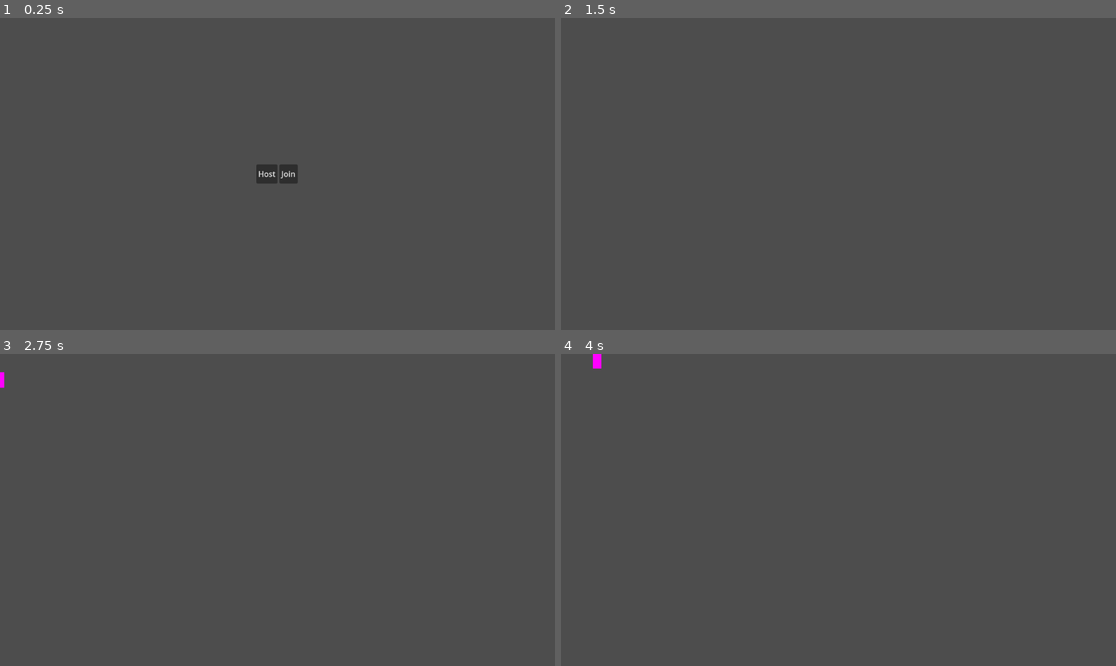
Above: before the commit, frames 1-4 (two rows, left to right).
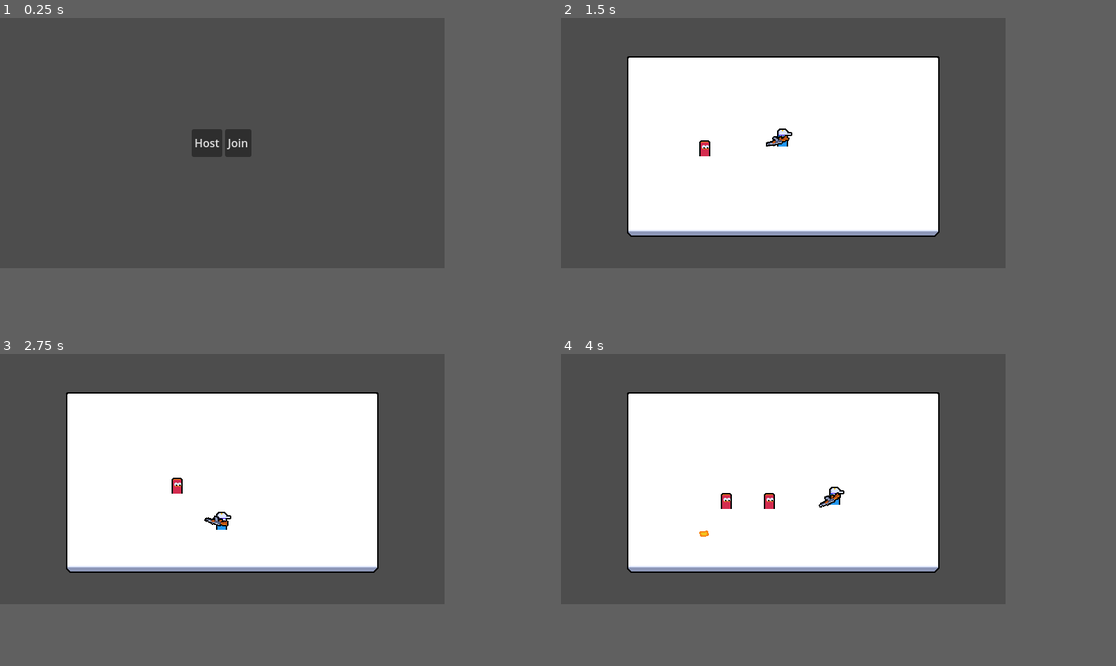
Above: after the commit, the same moments.

Repository: xconter/Basic-Science
Game: Godot game, scene res://ui/main_menu.tscn
The game is run twice, just before and just after one commit, with the same random seed, the same clock (stepped at 60 frames per second) and the same inputs.
Inputs (mouse positions are in pixels of both pictures, inside the frame that each line leads up to):
- Up to frame 1 (0.25 s): no input
- Up to frame 2 (1.5 s): tap Enter at 0.5 s; move the mouse to (960, 158) at 0.52 s; press the mouse at (960, 158) at 0.53 s; hold D (move_right) 0.53-1.25 s; release the mouse at (960, 158) at 1.25 s; click "Host" at 1.25 s
- Up to frame 3 (2.75 s): move the mouse to (166, 525) at 2.02 s; hold S (move_down) from 2.03 s (still down); click (166, 525) at 2.1 s
- Up to frame 4 (4 s): move the mouse to (894, 441) at 2.77 s; release S (move_down) at 2.78 s; press the mouse at (894, 441) at 2.78 s; hold D (move_right) 2.78-3.53 s; move the mouse to (810, 572) at 3.52 s; release the mouse at (810, 572) at 3.53 s; hold W (move_up) from 3.53 s (still down); click (810, 572) at 3.6 s
In our replay, the window is 799x449 before the commit and 640x360 after it. These sizes can differ from the game's own. Grey fills any space a smaller window leaves; there, only what the larger window draws over its background counts as a difference.

The runs differ from the first frame. In frame 1, 1.3% of the frame differs, in the area x 34-54%, y 35-54%; in frame 2, 33%; in frame 3, 33%; in frame 4, 33%, in the area x 5-69%, y 0-71%.

Commit message:
Section 1/5

Diff:
--- /dev/null
+++ b/autoload/game_events.gd
@@ -0,0 +1,6 @@
+extends Node
+
+signal enemy_died
+
+func emit_enemy_died():
+	enemy_died.emit()
--- /dev/null
+++ b/component/health_component.gd
@@ -0,0 +1,15 @@
+class_name HealthComponent
+extends Node
+
+signal died
+
+@export var max_health: int = 1
+var current_health: int
+
+func _ready() -> void:
+	current_health =max_health
+
+func damage(amount : int):
+	current_health = clamp(current_health-amount, 0 ,max_health)
+	if current_health == 0:
+		died.emit()
--- /dev/null
+++ b/component/health_component.tscn
@@ -0,0 +1,6 @@
+[gd_scene load_steps=2 format=3 uid="uid://dyrxw86f5xlyr"]
+
+[ext_resource type="Script" path="res://component/health_component.gd" id="1_7s8be"]
+
+[node name="HealthComponent" type="Node"]
+script = ExtResource("1_7s8be")
--- /dev/null
+++ b/component/hitbox_component.gd
@@ -0,0 +1,9 @@
+class_name HitboxComponent
+extends Area2D
+
+signal hit_hurtbox(hurtbox_component: HurtboxComponent)
+
+var damage : int = 1
+
+func _register_hurtbox_hit(hurtbox_component: HurtboxComponent):
+	hit_hurtbox.emit(hurtbox_component)
--- /dev/null
+++ b/component/hitbox_component.tscn
@@ -0,0 +1,8 @@
+[gd_scene load_steps=2 format=3 uid="uid://cxfqmamnm07rr"]
+
+[ext_resource type="Script" path="res://component/hitbox_component.gd" id="1_mbame"]
+
+[node name="HitboxComponent" type="Area2D"]
+collision_layer = 256
+collision_mask = 0
+script = ExtResource("1_mbame")
--- /dev/null
+++ b/component/hurtbox_component.gd
@@ -0,0 +1,15 @@
+class_name HurtboxComponent
+extends Area2D
+
+@export var health_component: HealthComponent
+
+func _ready() -> void:
+	area_entered.connect(_on_area_entered)
+
+func _on_area_entered(other_area : Area2D):
+	if !is_multiplayer_authority() or other_area is not HitboxComponent:
+		return
+
+	var hitbox_component: HitboxComponent = other_area
+	hitbox_component._register_hurtbox_hit(self)
+	health_component.damage(hitbox_component.damage)
--- /dev/null
+++ b/component/hurtbox_component.tscn
@@ -0,0 +1,9 @@
+[gd_scene load_steps=2 format=3 uid="uid://cjonfvn2rlk51"]
+
+[ext_resource type="Script" path="res://component/hurtbox_component.gd" id="1_jmvfw"]
+
+[node name="HurtboxComponent" type="Area2D"]
+position = Vector2(0, -12)
+collision_layer = 0
+collision_mask = 256
+script = ExtResource("1_jmvfw")
--- /dev/null
+++ b/component/player_input_synchronizer_component.gd
@@ -0,0 +1,16 @@
+class_name PlayerInputSynchronizerComponent
+extends MultiplayerSynchronizer
+
+@export var aim_root: Node2D
+var movement_vector: Vector2 = Vector2.ZERO
+var aim_vector: Vector2 = Vector2.RIGHT
+var is_attack_pressed: bool
+
+func _process(_delta: float):
+	if is_multiplayer_authority():
+		gather_input()
+
+func gather_input():
+	movement_vector = Input.get_vector("move_left", "move_right", "move_up", "move_down")
+	aim_vector = aim_root.global_position.direction_to(aim_root.get_global_mouse_position())
+	is_attack_pressed = Input.is_action_pressed("attack")
--- /dev/null
+++ b/component/player_input_synchronizer_component.tscn
@@ -0,0 +1,19 @@
+[gd_scene load_steps=3 format=3 uid="uid://dpelskke54et8"]
+
+[ext_resource type="Script" path="res://component/player_input_synchronizer_component.gd" id="1_svo7d"]
+
+[sub_resource type="SceneReplicationConfig" id="SceneReplicationConfig_72qok"]
+properties/0/path = NodePath(".:movement_vector")
+properties/0/spawn = true
+properties/0/replication_mode = 2
+properties/1/path = NodePath(".:aim_vector")
+properties/1/spawn = true
+properties/1/replication_mode = 1
+properties/2/path = NodePath(".:is_attack_pressed")
+properties/2/spawn = true
+properties/2/replication_mode = 2
+
+[node name="PlayerInputSynchronizerComponent" type="MultiplayerSynchronizer"]
+root_path = NodePath(".")
+replication_config = SubResource("SceneReplicationConfig_72qok")
+script = ExtResource("1_svo7d")
--- /dev/null
+++ b/entities/bullet/bullet.gd
@@ -0,0 +1,28 @@
+class_name Bullet
+extends Node2D
+
+const SPEED: int = 600
+@onready var life_timer: Timer = $LifeTimer
+var direction: Vector2
+@onready var hitbox_component: HitboxComponent = $HitboxComponent
+
+func _ready() -> void:
+	hitbox_component.hit_hurtbox.connect(_on_hit_hurtbox)
+	life_timer.timeout.connect(_on_life_timer_timeout)
+
+func _process(delta: float):
+	global_position+=direction*SPEED*delta
+
+func start(dir: Vector2):
+	direction = dir
+	rotation = direction.angle()
+
+func register_collision():
+	queue_free()
+
+func _on_life_timer_timeout():
+	if is_multiplayer_authority():
+		queue_free()
+
+func _on_hit_hurtbox(_hurtbox_component: HurtboxComponent):
+	register_collision()
--- /dev/null
+++ b/entities/bullet/bullet.tscn
@@ -0,0 +1,37 @@
+[gd_scene load_steps=6 format=3 uid="uid://ds1e0jqofdabu"]
+
+[ext_resource type="Script" path="res://entities/bullet/bullet.gd" id="1_lwq1i"]
+[ext_resource type="Texture2D" uid="uid://doh2ntdkwydl7" path="res://entities/bullet/bullet.png" id="2_6tyoe"]
+[ext_resource type="PackedScene" uid="uid://cxfqmamnm07rr" path="res://component/hitbox_component.tscn" id="2_454fq"]
+
+[sub_resource type="SceneReplicationConfig" id="SceneReplicationConfig_43kon"]
+properties/0/path = NodePath(".:global_position")
+properties/0/spawn = true
+properties/0/replication_mode = 0
+properties/1/path = NodePath(".:rotation")
+properties/1/spawn = true
+properties/1/replication_mode = 0
+properties/2/path = NodePath(".:direction")
+properties/2/spawn = true
+properties/2/replication_mode = 0
+
+[sub_resource type="CircleShape2D" id="CircleShape2D_52nsn"]
+
+[node name="Bullet" type="Node2D"]
+script = ExtResource("1_lwq1i")
+
+[node name="MultiplayerSynchronizer" type="MultiplayerSynchronizer" parent="."]
+replication_config = SubResource("SceneReplicationConfig_43kon")
+
+[node name="HitboxComponent" parent="." instance=ExtResource("2_454fq")]
+
+[node name="CollisionShape2D2" type="CollisionShape2D" parent="HitboxComponent"]
+shape = SubResource("CircleShape2D_52nsn")
+
+[node name="Sprite2D" type="Sprite2D" parent="."]
+texture = ExtResource("2_6tyoe")
+
+[node name="LifeTimer" type="Timer" parent="."]
+wait_time = 2.0
+one_shot = true
+autostart = true
--- /dev/null
+++ b/entities/enemy/enemy.gd
@@ -0,0 +1,54 @@
+extends CharacterBody2D
+
+
+
+@onready var target_acquisition_timer: Timer = $TargetAcquisitionTimer
+@onready var health_component: HealthComponent = $HealthComponent
+
+var target_position: Vector2
+
+
+func _ready():
+	target_acquisition_timer.timeout.connect(_on_target_acquisition_timer_timeout)
+
+	if is_multiplayer_authority():
+		health_component.died.connect(_on_died)
+		acquire_target()
+
+
+func _process(_delta: float) -> void:
+	if is_multiplayer_authority():
+		velocity = global_position.direction_to(target_position) * 40
+		move_and_slide()
+
+
+func acquire_target():
+	var players = get_tree().get_nodes_in_group("player")
+	var nearest_player: Player = null
+	var nearest_squared_distance: float
+
+	for player in players:
+		if nearest_player == null:
+			nearest_player = player
+			nearest_squared_distance = nearest_player.global_position\
+				.distance_squared_to(global_position)
+			continue
+
+		var player_squared_distance: float = player.global_position\
+			.distance_squared_to(global_position)
+		if player_squared_distance < nearest_squared_distance:
+			nearest_squared_distance = player_squared_distance
+			nearest_player = player
+
+	if nearest_player != null:
+		target_position = nearest_player.global_position
+
+
+func _on_target_acquisition_timer_timeout():
+	if is_multiplayer_authority():
+		acquire_target()
+
+
+func _on_died():
+	GameEvents.emit_enemy_died()
+	queue_free()
--- /dev/null
+++ b/entities/enemy/enemy.tscn
@@ -0,0 +1,58 @@
+[gd_scene load_steps=10 format=3 uid="uid://cy2i4oeo6vcr2"]
+
+[ext_resource type="Texture2D" uid="uid://b85uho8cdubbm" path="res://entities/enemy/enemy_medium.png" id="1_58sm7"]
+[ext_resource type="Script" path="res://entities/enemy/enemy.gd" id="1_k5r5i"]
+[ext_resource type="PackedScene" uid="uid://dyrxw86f5xlyr" path="res://component/health_component.tscn" id="2_pgv5m"]
+[ext_resource type="PackedScene" uid="uid://cjonfvn2rlk51" path="res://component/hurtbox_component.tscn" id="3_eqxfn"]
+[ext_resource type="PackedScene" uid="uid://cxfqmamnm07rr" path="res://component/hitbox_component.tscn" id="5_vvjvd"]
+
+[sub_resource type="SceneReplicationConfig" id="SceneReplicationConfig_07j06"]
+properties/0/path = NodePath(".:global_position")
+properties/0/spawn = true
+properties/0/replication_mode = 1
+
+[sub_resource type="RectangleShape2D" id="RectangleShape2D_1vh4h"]
+size = Vector2(16, 24)
+
+[sub_resource type="CircleShape2D" id="CircleShape2D_xaiun"]
+radius = 4.0
+
+[sub_resource type="RectangleShape2D" id="RectangleShape2D_1e1x2"]
+size = Vector2(10, 15)
+
+[node name="Enemy" type="CharacterBody2D"]
+collision_layer = 0
+motion_mode = 1
+script = ExtResource("1_k5r5i")
+
+[node name="MultiplayerSynchronizer" type="MultiplayerSynchronizer" parent="."]
+replication_config = SubResource("SceneReplicationConfig_07j06")
+
+[node name="TargetAcquisitionTimer" type="Timer" parent="."]
+wait_time = 0.2
+autostart = true
+
+[node name="HealthComponent" parent="." instance=ExtResource("2_pgv5m")]
+max_health = 2
+
+[node name="HurtboxComponent" parent="." node_paths=PackedStringArray("health_component") instance=ExtResource("3_eqxfn")]
+health_component = NodePath("../HealthComponent")
+
+[node name="CollisionShape2D2" type="CollisionShape2D" parent="HurtboxComponent"]
+shape = SubResource("RectangleShape2D_1vh4h")
+
+[node name="Sprite2D" type="Sprite2D" parent="."]
+texture = ExtResource("1_58sm7")
+centered = false
+offset = Vector2(-8, -23)
+
+[node name="CollisionShape2D" type="CollisionShape2D" parent="."]
+position = Vector2(0, -4)
+shape = SubResource("CircleShape2D_xaiun")
+
+[node name="HitboxComponent" parent="." instance=ExtResource("5_vvjvd")]
+position = Vector2(0, -10)
+collision_layer = 4
+
+[node name="CollisionShape2D" type="CollisionShape2D" parent="HitboxComponent"]
+shape = SubResource("RectangleShape2D_1e1x2")
--- a/entities/player/player.gd
+++ b/entities/player/player.gd
@@ -1,6 +1,38 @@
+class_name Player
 extends CharacterBody2D
 
-func _process(delta: float) -> void:
-	var movement_vector = Input.get_vector("move_left", "move_right", "move_up", "move_down")
-	velocity = movement_vector * 100
-	move_and_slide()
+@onready  var player_input_synchronizer_component : PlayerInputSynchronizerComponent = $PlayerInputSynchronizerComponent
+@onready var weapon_root: Node2D = $WeaponRoot
+@onready var health_component: HealthComponent = $HealthComponent
+
+var bullet_scene : PackedScene = preload("uid://ds1e0jqofdabu")
+@onready var fire_rate_timer: Timer = $FireRateTimer
+
+var input_multiplayer_authority: int
+
+func _ready():
+	player_input_synchronizer_component.set_multiplayer_authority(input_multiplayer_authority)
+	health_component.died.connect(_on_died)
+
+func _process(_delta: float) -> void:
+	var aim_position = weapon_root.global_position \
+		+ player_input_synchronizer_component.aim_vector
+	weapon_root.look_at(aim_position)
+
+	if is_multiplayer_authority():
+		velocity = player_input_synchronizer_component.movement_vector * 100
+		move_and_slide()
+		if player_input_synchronizer_component.is_attack_pressed:
+			try_create_bullet()
+
+func try_create_bullet():
+	if !fire_rate_timer.is_stopped():
+		return
+	var bullet = bullet_scene.instantiate() as Bullet
+	bullet.global_position = weapon_root.global_position
+	bullet.start(player_input_synchronizer_component.aim_vector)
+	get_parent().add_child(bullet, true)
+	fire_rate_timer.start()
+
+func _on_died():
+	print("player died")
--- a/entities/player/player.tscn
+++ b/entities/player/player.tscn
@@ -1,19 +1,62 @@
-[gd_scene load_steps=4 format=3 uid="uid://boq44t4rdagy7"]
+[gd_scene load_steps=10 format=3 uid="uid://boq44t4rdagy7"]
 
 [ext_resource type="Script" path="res://entities/player/player.gd" id="1_kxneb"]
+[ext_resource type="PackedScene" uid="uid://dpelskke54et8" path="res://component/player_input_synchronizer_component.tscn" id="2_o2g38"]
+[ext_resource type="Texture2D" uid="uid://hpl1snur3lgo" path="res://entities/player/player-medium.png" id="3_hojrb"]
+[ext_resource type="PackedScene" uid="uid://dyrxw86f5xlyr" path="res://component/health_component.tscn" id="3_qgykb"]
+[ext_resource type="Texture2D" uid="uid://b7h4u0yutus38" path="res://entities/player/rifle.png" id="4_nbx6i"]
+[ext_resource type="PackedScene" uid="uid://cjonfvn2rlk51" path="res://component/hurtbox_component.tscn" id="6_h2bbk"]
 
-[sub_resource type="PlaceholderTexture2D" id="PlaceholderTexture2D_vy4wi"]
-size = Vector2(18, 32)
+[sub_resource type="SceneReplicationConfig" id="SceneReplicationConfig_5uskd"]
+properties/0/path = NodePath(".:global_position")
+properties/0/spawn = true
+properties/0/replication_mode = 1
 
 [sub_resource type="CircleShape2D" id="CircleShape2D_t1hdt"]
 
-[node name="Player" type="CharacterBody2D"]
+[sub_resource type="CircleShape2D" id="CircleShape2D_ovvth"]
+radius = 5.0
+
+[node name="Player" type="CharacterBody2D" groups=["player"]]
+collision_layer = 0
 script = ExtResource("1_kxneb")
 
+[node name="PlayerInputSynchronizerComponent" parent="." node_paths=PackedStringArray("aim_root") instance=ExtResource("2_o2g38")]
+aim_root = NodePath("../WeaponRoot")
+
+[node name="MultiplayerSynchronizer" type="MultiplayerSynchronizer" parent="."]
+replication_config = SubResource("SceneReplicationConfig_5uskd")
+
+[node name="FireRateTimer" type="Timer" parent="."]
+wait_time = 0.25
+one_shot = true
+
+[node name="HealthComponent" parent="." instance=ExtResource("3_qgykb")]
+max_health = 5
+
 [node name="Sprite2D" type="Sprite2D" parent="."]
-position = Vector2(0, -16)
-texture = SubResource("PlaceholderTexture2D_vy4wi")
+texture = ExtResource("3_hojrb")
+centered = false
+offset = Vector2(-9, -26)
+
+[node name="WeaponRoot" type="Node2D" parent="."]
+position = Vector2(0, -9)
+
+[node name="Sprite2D" type="Sprite2D" parent="WeaponRoot"]
+position = Vector2(6, 0)
+texture = ExtResource("4_nbx6i")
+centered = false
+offset = Vector2(-15, -6)
 
 [node name="CollisionShape2D" type="CollisionShape2D" parent="."]
+visible = false
 position = Vector2(0, -10)
 shape = SubResource("CircleShape2D_t1hdt")
+
+[node name="HurtboxComponent" parent="." node_paths=PackedStringArray("health_component") instance=ExtResource("6_h2bbk")]
+position = Vector2(0, -11)
+collision_mask = 4
+health_component = NodePath("../HealthComponent")
+
+[node name="CollisionShape2D" type="CollisionShape2D" parent="HurtboxComponent"]
+shape = SubResource("CircleShape2D_ovvth")
--- a/main.gd
+++ b/main.gd
@@ -1,4 +1,27 @@
 extends Node
 
+var player_scene: PackedScene = preload("uid://boq44t4rdagy7")
+var enemy_scene: PackedScene = preload("uid://cy2i4oeo6vcr2")
+@onready var multiplayer_spawner: MultiplayerSpawner = $MultiplayerSpawner
+@onready var player_spawn_position: Marker2D = $PlayerSpawnPosition
+
+
 func _ready():
-	print("hello steven")
+	multiplayer_spawner.spawn_function = func(data):
+		var player = player_scene.instantiate() as Player
+		player.name = str(data.peer_id)
+		player.input_multiplayer_authority = data.peer_id
+		player.global_position = player_spawn_position.global_position
+		return player
+
+	peer_ready.rpc_id(1)
+
+	if is_multiplayer_authority():
+		var enemy = enemy_scene.instantiate() as Node2D
+		enemy.global_position = Vector2.ONE *200
+		add_child(enemy)
+
+@rpc("any_peer", "call_local", "reliable")
+func peer_ready():
+	var sender_id = multiplayer.get_remote_sender_id()
+	multiplayer_spawner.spawn({"peer_id" : sender_id})
--- a/main.tscn
+++ b/main.tscn
@@ -1,9 +1,76 @@
-[gd_scene load_steps=3 format=3 uid="uid://bo2vd0hxpu344"]
+[gd_scene load_steps=6 format=3 uid="uid://bo2vd0hxpu344"]
 
 [ext_resource type="Script" path="res://main.gd" id="1_c0pp8"]
-[ext_resource type="PackedScene" uid="uid://boq44t4rdagy7" path="res://entities/player/player.tscn" id="2_etulq"]
+[ext_resource type="Texture2D" uid="uid://cj8u5cscca2o5" path="res://assets/arena.png" id="2_bj6rd"]
+[ext_resource type="PackedScene" uid="uid://dxbsv8ww6p10n" path="res://manager/enemy_manager.tscn" id="2_ikrom"]
+
+[sub_resource type="RectangleShape2D" id="RectangleShape2D_q12qt"]
+size = Vector2(32, 300)
+
+[sub_resource type="RectangleShape2D" id="RectangleShape2D_lq8c3"]
+size = Vector2(500, 32)
 
 [node name="Main" type="Node"]
 script = ExtResource("1_c0pp8")
 
-[node name="Player" parent="." instance=ExtResource("2_etulq")]
+[node name="EnemyManager" parent="." node_paths=PackedStringArray("enemy_spawn_root", "spawn_rect") instance=ExtResource("2_ikrom")]
+enemy_spawn_root = NodePath("..")
+spawn_rect = NodePath("../SpawnRect")
+
+[node name="MultiplayerSpawner" type="MultiplayerSpawner" parent="."]
+_spawnable_scenes = PackedStringArray("res://entities/bullet/bullet.tscn", "res://entities/enemy/enemy.tscn")
+spawn_path = NodePath("..")
+
+[node name="PlayerSpawnPosition" type="Marker2D" parent="."]
+position = Vector2(320, 185)
+metadata/_edit_lock_ = true
+
+[node name="Arena" type="Sprite2D" parent="."]
+position = Vector2(320, 185)
+texture = ExtResource("2_bj6rd")
+metadata/_edit_lock_ = true
+
+[node name="SpawnRect" type="ReferenceRect" parent="."]
+custom_minimum_size = Vector2(414, 216)
+offset_left = 113.0
+offset_top = 73.0
+offset_right = 527.0
+offset_bottom = 289.0
+mouse_filter = 2
+border_width = 3.0
+metadata/_edit_lock_ = true
+
+[node name="StaticBodies" type="Node2D" parent="."]
+visible = false
+
+[node name="StaticBody2D" type="StaticBody2D" parent="StaticBodies"]
+position = Vector2(79, 182)
+collision_mask = 0
+
+[node name="CollisionShape2D" type="CollisionShape2D" parent="StaticBodies/StaticBody2D"]
+shape = SubResource("RectangleShape2D_q12qt")
+metadata/_edit_lock_ = true
+
+[node name="StaticBody2D2" type="StaticBody2D" parent="StaticBodies"]
+position = Vector2(561, 184)
+collision_mask = 0
+
+[node name="CollisionShape2D" type="CollisionShape2D" parent="StaticBodies/StaticBody2D2"]
+shape = SubResource("RectangleShape2D_q12qt")
+metadata/_edit_lock_ = true
+
+[node name="StaticBody2D3" type="StaticBody2D" parent="StaticBodies"]
+position = Vector2(325, 39)
+collision_mask = 0
+
+[node name="CollisionShape2D" type="CollisionShape2D" parent="StaticBodies/StaticBody2D3"]
+shape = SubResource("RectangleShape2D_lq8c3")
+metadata/_edit_lock_ = true
+
+[node name="StaticBody2D4" type="StaticBody2D" parent="StaticBodies"]
+position = Vector2(325, 321)
+collision_mask = 0
+
+[node name="CollisionShape2D" type="CollisionShape2D" parent="StaticBodies/StaticBody2D4"]
+shape = SubResource("RectangleShape2D_lq8c3")
+metadata/_edit_lock_ = true
--- /dev/null
+++ b/manager/enemy_manager.gd
@@ -0,0 +1,78 @@
+extends Node
+
+const ROUND_BASE_TIME: int = 10
+const ROUND_GROWTH: int = 5
+const BASE_ENEMY_SPAWN_TIME: float = 2
+const ENEMY_SPAWN_TIME_GROWTH: float = -.15
+
+
+@export var enemy_scene: PackedScene
+@export var enemy_spawn_root: Node
+@export var spawn_rect: ReferenceRect
+
+@onready var spawn_interval_timer: Timer = $SpawnIntervalTimer
+@onready var round_timer: Timer = $RoundTimer
+
+var round_count: int
+var spawned_enemies: int
+
+
+func _ready():
+	spawn_interval_timer.timeout\
+		.connect(_on_spawn_interval_timer_timeout)
+	round_timer.timeout.connect(_on_round_timer_timeout)
+	GameEvents.enemy_died.connect(_on_enemy_died)
+	begin_round()
+
+
+func begin_round():
+	round_count += 1
+	round_timer.wait_time = ROUND_BASE_TIME + ((round_count - 1) * ROUND_GROWTH)
+	round_timer.start()
+
+	spawn_interval_timer.wait_time = BASE_ENEMY_SPAWN_TIME +\
+		((round_count - 1) * ENEMY_SPAWN_TIME_GROWTH)
+	spawn_interval_timer.start()
+
+	print("beginning round %s " % round_count)
+
+
+func check_round_completed():
+	if !round_timer.is_stopped():
+		return
+
+	if spawned_enemies == 0:
+		print("round complete")
+		begin_round()
+
+
+func get_random_spawn_position() -> Vector2:
+	var x = randf_range(0, spawn_rect.size.x)
+	var y = randf_range(0, spawn_rect.size.y)
+
+	return spawn_rect.global_position + Vector2(x, y)
+
+
+func spawn_enemy():
+	var enemy = enemy_scene.instantiate() as Node2D
+	enemy.global_position = get_random_spawn_position()
+	enemy_spawn_root.add_child(enemy, true)
+	spawned_enemies += 1
+
+
+func _on_spawn_interval_timer_timeout():
+	if is_multiplayer_authority():
+		spawn_enemy()
+		spawn_interval_timer.start()
+
+
+func _on_round_timer_timeout():
+	if is_multiplayer_authority():
+		spawn_interval_timer.stop()
+		check_round_completed()
+		print("round over")
+
+
+func _on_enemy_died():
+	spawned_enemies -= 1
+	check_round_completed()
--- /dev/null
+++ b/manager/enemy_manager.tscn
@@ -0,0 +1,14 @@
+[gd_scene load_steps=3 format=3 uid="uid://dxbsv8ww6p10n"]
+
+[ext_resource type="Script" path="res://manager/enemy_manager.gd" id="1_kxtfm"]
+[ext_resource type="PackedScene" uid="uid://cy2i4oeo6vcr2" path="res://entities/enemy/enemy.tscn" id="2_53ru4"]
+
+[node name="EnemyManager" type="Node"]
+script = ExtResource("1_kxtfm")
+enemy_scene = ExtResource("2_53ru4")
+
+[node name="RoundTimer" type="Timer" parent="."]
+one_shot = true
+
+[node name="SpawnIntervalTimer" type="Timer" parent="."]
+one_shot = true
--- a/project.godot
+++ b/project.godot
@@ -14,6 +14,16 @@
 run/main_scene="res://ui/main_menu.tscn"
 config/features=PackedStringArray("4.3", "Forward Plus")
 config/icon="res://icon.svg"
+
+[autoload]
+
+GameEvents="*res://autoload/game_events.gd"
+
+[display]
+
+window/size/viewport_width=640
+window/size/viewport_height=360
+window/stretch/mode="viewport"
 
 [input]
 
@@ -41,3 +51,18 @@
 , Object(InputEventKey,"resource_local_to_scene":false,"resource_name":"","device":-1,"window_id":0,"alt_pressed":false …(186 unchanged characters)…
 ]
 }
+attack={
+"deadzone": 0.5,
+"events": [Object(InputEventMouseButton,"resource_local_to_scene":false,"resource_name":"","device":-1,"window_id":0,"alt_pressed":false,"shift_pressed":false,"ctrl_pressed":false,"meta_pressed":false,"button_mask":1,"position":Vector2(264, 24),"global_position":Vector2(273, 70),"factor":1.0,"button_index":1,"canceled":false,"pressed":true,"double_click":false,"script":null)
+]
+}
+
+[layer_names]
+
+2d_physics/layer_1="Terrain"
+2d_physics/layer_3="Enemy"
+2d_physics/layer_9="Bullet"
+
+[rendering]
+
+textures/canvas_textures/default_texture_filter=0
--- a/ui/main_menu.gd
+++ b/ui/main_menu.gd
@@ -10,7 +10,7 @@
 func _ready() -> void:
 	host_button.pressed.connect(_on_host_pressed)
 	join_button.pressed.connect(_on_join_pressed)
-	multiplayer.peer_connected.connect(_on_peer_connected)
+	multiplayer.connected_to_server.connect(_on_connected_to_server)
 
 func _on_host_pressed() -> void:
 	var server_peer := ENetMultiplayerPeer.new()
@@ -22,8 +22,7 @@
 	var client_peer := ENetMultiplayerPeer.new()
 	client_peer.create_client("127.0.0.1", PORT)
 	multiplayer.multiplayer_peer = client_peer
+
+
+func _on_connected_to_server():
 	get_tree().change_scene_to_packed(main_scene)
-
-func _on_peer_connected(id: int):
-	print("my peer id: %s" % multiplayer.get_unique_id()	)
-	print("peer connected %s" % id)
Binary file added: assets/arena.png
Not shown, added: assets/arena.png.import
Binary file added: entities/bullet/bullet.png
Not shown, added: entities/bullet/bullet.png.import
Binary file added: entities/enemy/enemy_medium.png
Not shown, added: entities/enemy/enemy_medium.png.import
Binary file added: entities/player/player-medium.png
Not shown, added: entities/player/player-medium.png.import
Binary file added: entities/player/rifle.png
Not shown, added: entities/player/rifle.png.import
